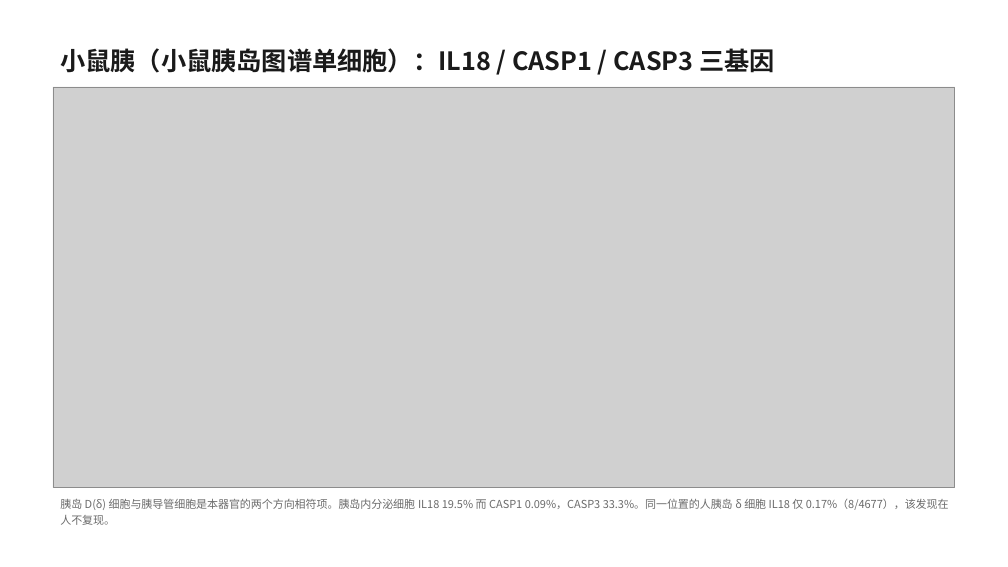
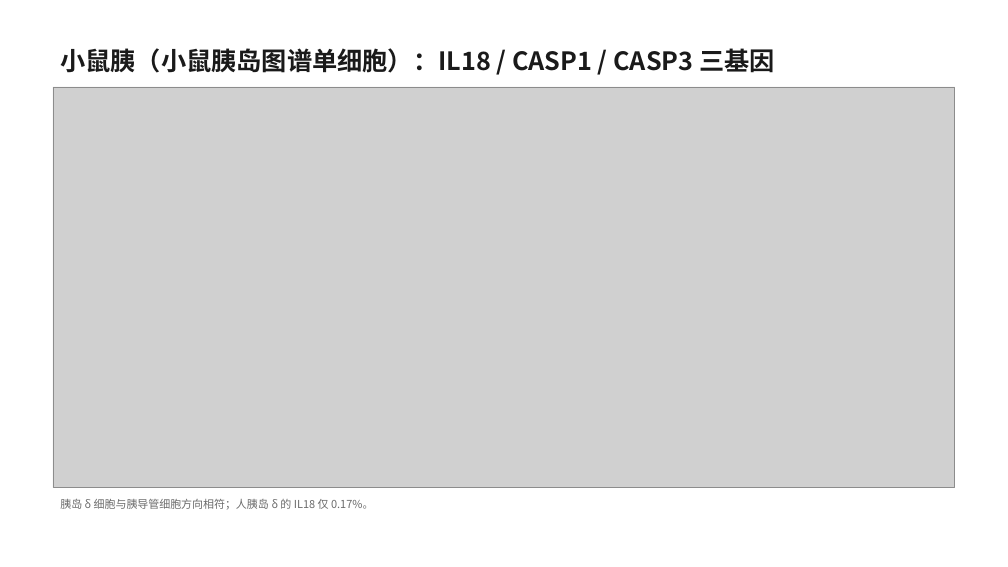
Before and after one commit to 7c96bzczcj-prog/aaa, a slide deck: slide 11 of il18_casp5organ/IL18_CASP_五器官筛选.pptx. Drawn at 1008x567 pixels with LibreOffice and Linux fonts; fonts in the diff are those of the drawing; grey boxes stand for pictures. Boxes give left, top, right and bottom in pixels: in the first picture for what was removed or moved away, otherwise in the second. Text is boxed around its words. In the diff, an @@ line names an element or a change of style, - is before the commit and + after.

```diff
--- a/il18_casp5organ/IL18_CASP_五器官筛选.pptx
+++ b/il18_casp5organ/IL18_CASP_五器官筛选.pptx
@@ text at box(60, 499, 373, 510): text changed @@
-胰岛 D(δ) 细胞与胰导管细胞是本器官的两个方向相符项。胰岛内分泌细胞 IL18 19.5% 而 CASP1 0.09%，CASP3 33.3%。同一位置的人胰岛 δ 细胞 IL18 仅 0.17%（8/4677），该发现在人不复现。
+胰岛 δ 细胞与胰导管细胞方向相符；人胰岛 δ 的 IL18 仅 0.17%。
```
Also in this commit, not shown: 11 other slides changed, 1 slide added, 2 slides removed, 13 other files.
